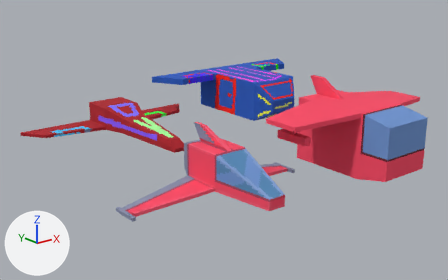
One commit to the Blender file sourceAssets/shipmodels.blend: the scene before it, then after it.
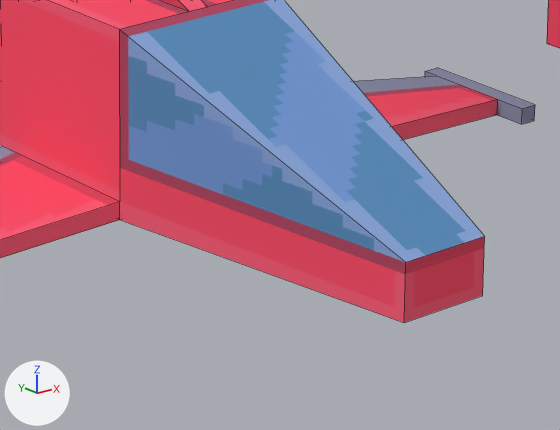
The first picture shows the older version from a 50 mm lens placed at (-9.64, -11.93, 5.56), pointed at (1.92, 2.53, -0.22). The close-ups show both versions on the part from 43% to 67% of the width and 53% to 83% of the height of that picture; other places that the commit changed are outside them. The axes (+X, +Y, +Z) are drawn at lower left. The lights are the same throughout. The close-ups show mesh edges as thin lines.

In view in the first close-up: 'ShipBig', 'ShipSmall'.
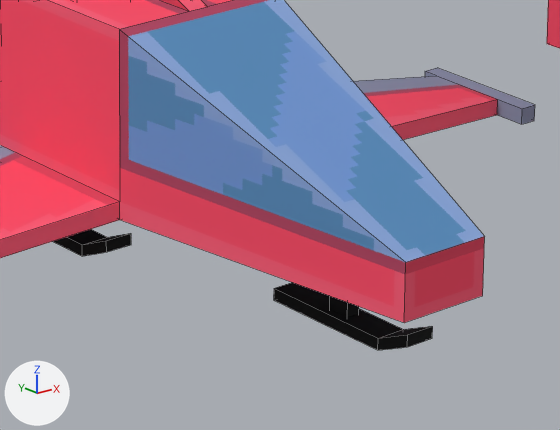
The change, as a diff of the scene's bpy script:
```diff
--- a/sourceAssets/shipmodels.blend.py
+++ b/sourceAssets/shipmodels.blend.py
@@ me_foot @@
+me_foot.from_pydata(...)  # 20 vertices, 16 faces; spans x -1.26..1.26, y -9.01..5.9, z -1.15..1.0
+me_foot.materials.append(mat_material_001)  # picture img_ships_no_bleed
@@ ob_cube_002 @@
+ob_cube_002 = bpy.data.objects.new('Cube.002', me_foot)
+ob_cube_002.location = (-0.4, 0.598, -0.625)
+ob_cube_002.scale = (0.0643, 0.0643, 0.163)
@@ ob_foot @@
+ob_foot = bpy.data.objects.new('Foot', me_foot)
+ob_foot.location = (0.0, -1.193, -0.625)
+ob_foot.scale = (0.0643, 0.0643, 0.163)
```

Where the change shows, as pixel boxes [x1, y1, x2, y2] in the close-ups (560 x 430 px):
'Foot', added (black)
    after: [274, 282, 433, 350]
'Cube.002', added (black)
    after: [52, 229, 131, 256]
